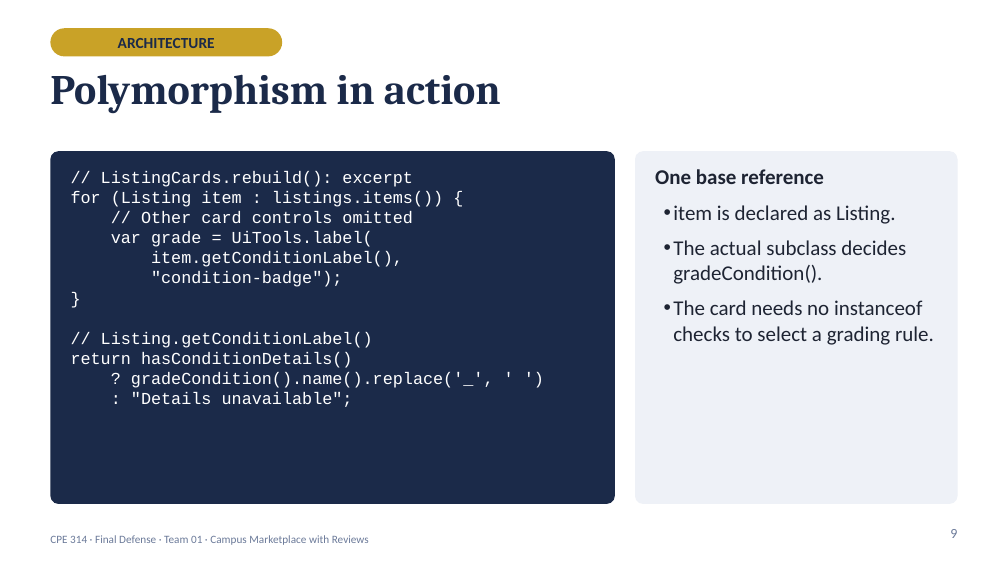
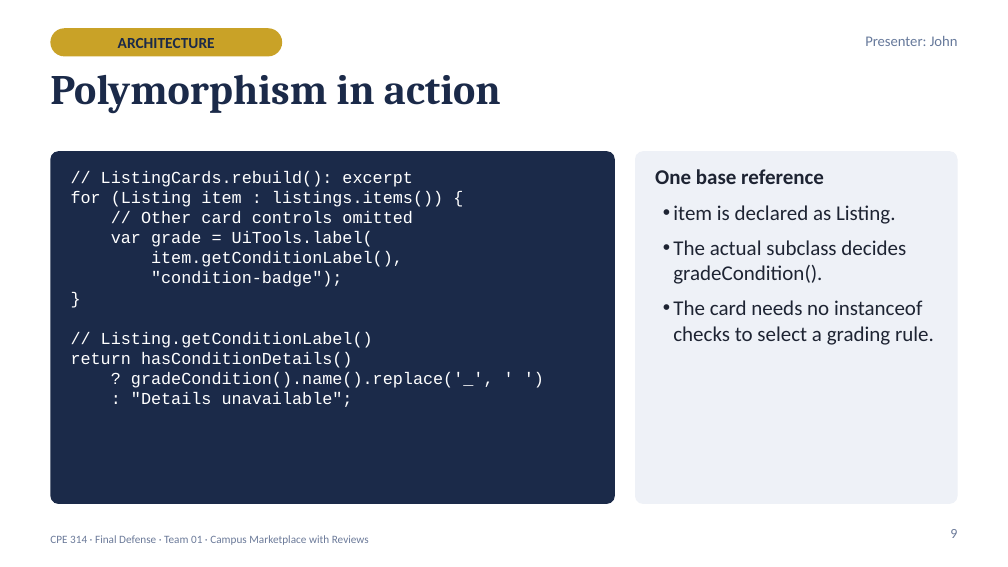
Before and after one commit to XionAce/cpe314-69323-capstone-team-01, a slide deck: slide 9 of docs/Group1_Campus_Marketplace_Final_Defense.pptx. Drawn at 1008x567 pixels with LibreOffice and Linux fonts; fonts in the diff are those of the drawing. Boxes give left, top, right and bottom in pixels: in the first picture for what was removed or moved away, otherwise in the second. Text is boxed around its words. In the diff, an @@ line names an element or a change of style, - is before the commit and + after.

```diff
--- a/docs/Group1_Campus_Marketplace_Final_Defense.pptx
+++ b/docs/Group1_Campus_Marketplace_Final_Defense.pptx
@@ text added at <box>865,36,958,46</box>, 10.5 pt, text #66799B @@
+Presenter: John
```
Also in this commit, not shown: 18 other slides changed, 5 slides added, 3 slides removed, 8 other files.
